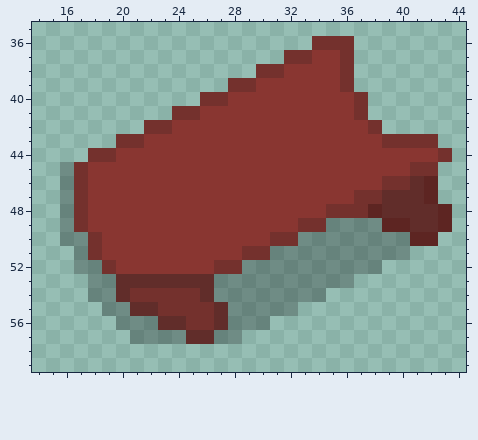
Pixel-art sprite: Texture/Chair_left.png. The picture above is the old version.
The file is 64x64 pixels. Shown: x 14..44, y 35..59.
And afterwards:
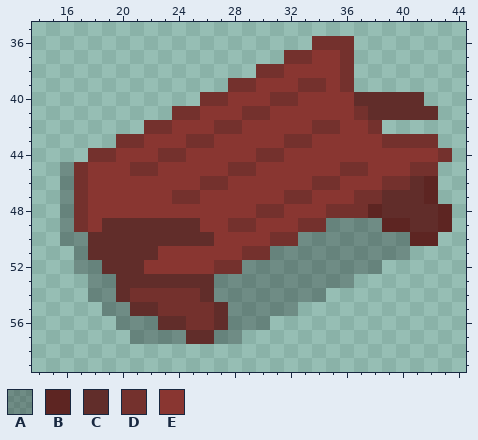
Palette (. is transparent): A #00000043  B #5d2522  C #612d2a  D #74312d  E #893631
Diff:
@@ x 14..44 @@
 38 ................DDEEEED........
-39 ..............DDEEEEEED........
-40 ............DDEEEEEEEEED.......
-41 ..........DDEEEEEEEEEEED.......
-42 ........DDEEEEEEEEEEEEEED......
-43 ......DDEEEEEEEEEEEEEEEEEDDDD..
-44 ....DDEEEEEEEEEEEEEEEEEEEEEEED.
-45 ..ADEEEEEEEEEEEEEEEEEEEEEEEDD..
-46 ..ADEEEEEEEEEEEEEEEEEEEEEDDCB..
-47 ..ADEEEEEEEEEEEEEEEEEEEDDCCCB..
-48 ..ADEEEEEEEEEEEEEEEEEDDDBCCCCB.
-49 ..ADEEEEEEEEEEEEEEEDDAAAABBCCB.
-50 ..AADEEEEEEEEEEEEDDAAAAAAAABB..
-51 ...ADEEEEEEEEEEDDAAAAAAAAAA....
-52 ...AADEEEEEEEDDAAAAAAAAAA......
+39 ..............DDEEEDDED........
+40 ............DDEEEDDEEEECCCCC...
+41 ..........DDEEEDDEEEEEEDCCCCC..
+42 ........DDEEEDDEEEEEDDEED......
+43 ......DDEEEDDEEEEEDDEEEEEDDDD..
+44 ....DDEEEDDEEEEEDDEEEEEEEEEEED.
+45 ..ADEEEDDEEEEEDDEEEEEEDDEEEDD..
+46 ..ADEEEEEEEEDDEEEEEEDDEEEDDCB..
+47 ..ADEEEEEEDDEEEEEEDDEEEDDCCCB..
+48 ..ADEEEEEEEEEEEEDDEEEDDDBCCCCB.
+49 ..ADECCCCCCCEEDDEEEDDAAAABBCCB.
+50 ..AACCCCCCCCCEEEEDDAAAAAAAABB..
+51 ...ACCCCCEEEEEEDDAAAAAAAAAA....
+52 ...AACCCEEEEEDDAAAAAAAAAA......
 53 ....AACCCCCCCAAAAAAAAAA........
Changed places in both pictures, as pixel boxes (x1, y1, x2, y2):
changed: (88, 78, 438, 274)
